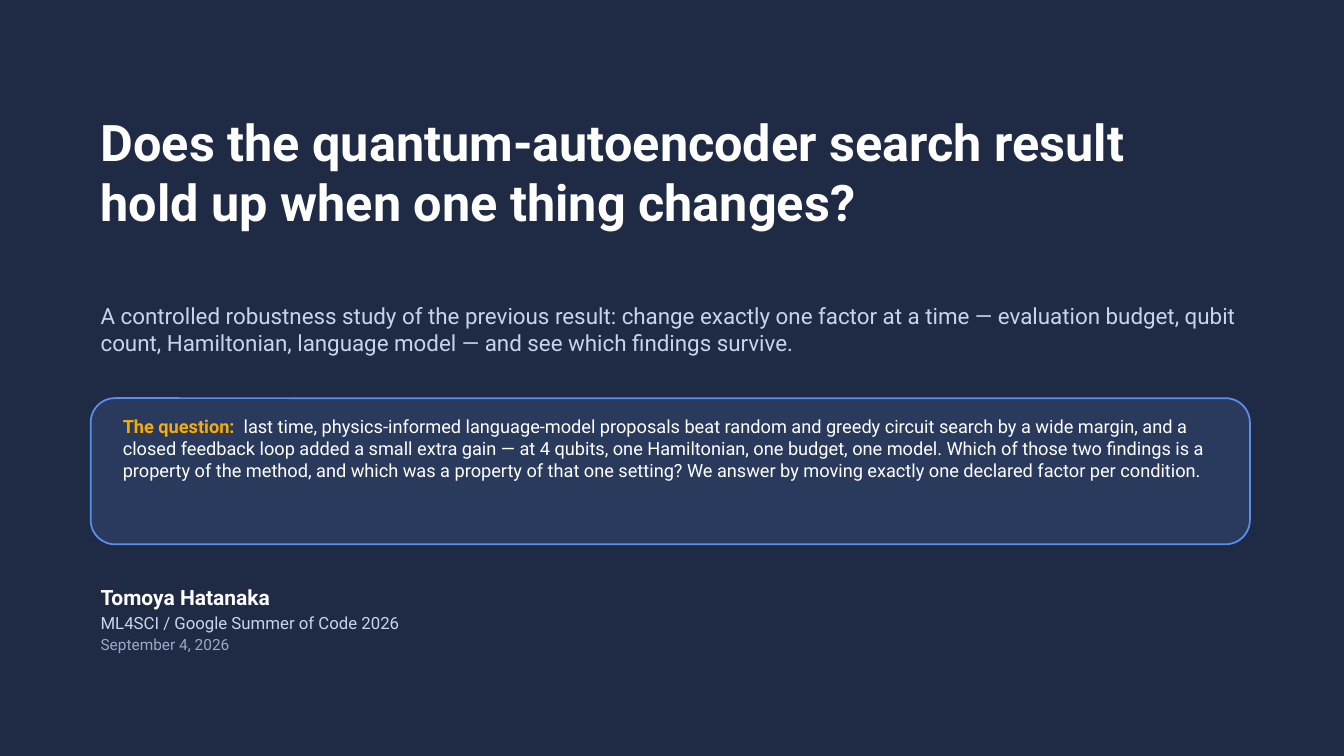
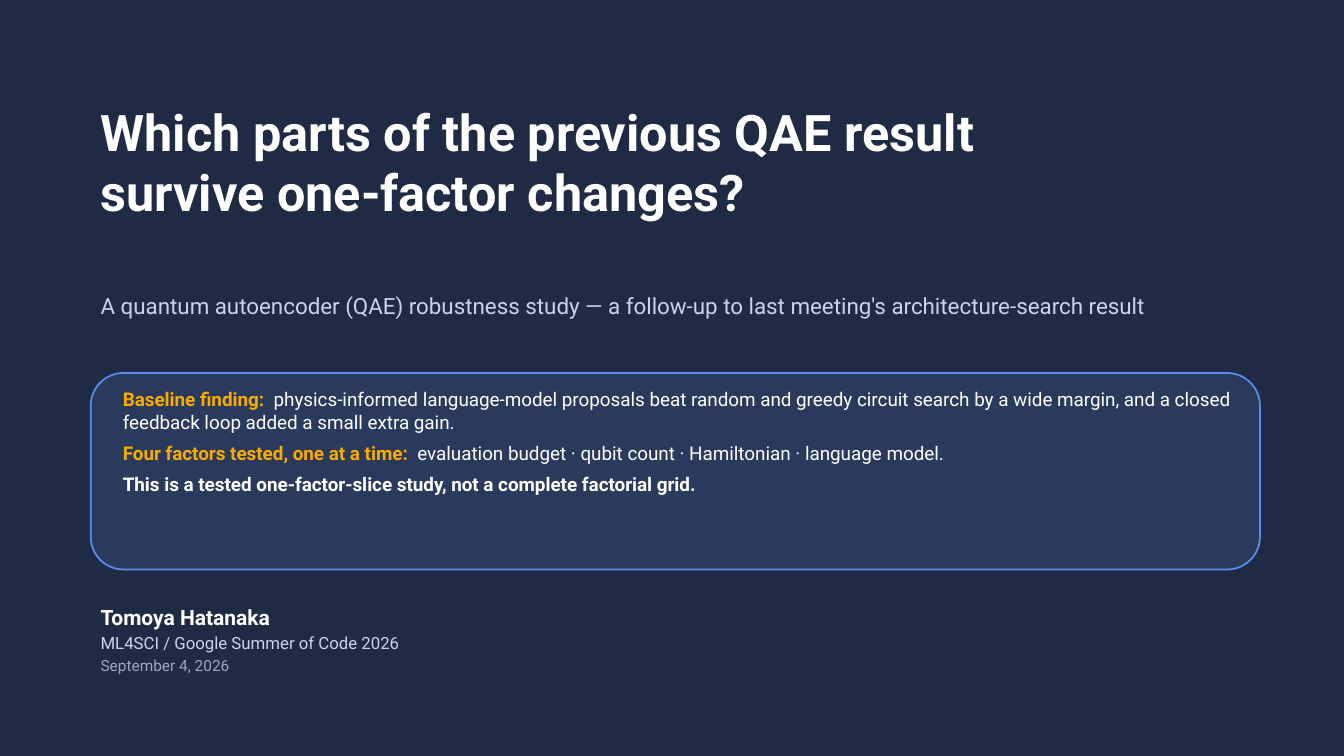
Before and after one commit to dorakingx/llm-vqc, a slide deck: slide 1 of outputs/qae_robustness/deck/20260904_GSoC.pptx. Drawn at 1344x756 pixels with LibreOffice and Linux fonts; fonts in the diff are those of the drawing. Boxes give left, top, right and bottom in pixels: in the first picture for what was removed or moved away, otherwise in the second. Text is boxed around its words. In the diff, an @@ line names an element or a change of style, - is before the commit and + after.

```diff
--- a/outputs/qae_robustness/deck/20260904_GSoC.pptx
+++ b/outputs/qae_robustness/deck/20260904_GSoC.pptx
@@ text at [101, 112, 975, 222]: text changed @@
-Does the quantum-autoencoder search result
-hold up when one thing changes?
+Which parts of the previous QAE result
+survive one-factor changes?
@@ text at [101, 296, 1145, 319]: text changed @@
-A controlled robustness study of the previous result: change exactly one factor at a time — evaluation budget, qubit count, Hamiltonian, language model — and see which findings survive.
+A quantum autoencoder (QAE) robustness study — a follow-up to last meeting's architecture-search result
@@ rounded rectangle: place and size @@
-rounded rectangle at [91, 398, 1250, 544]
+rounded rectangle at [91, 373, 1260, 570]
@@ text at [123, 391, 1230, 495]: text changed; size 13 to 13.5 pt @@
-The question: last time, physics-informed language-model proposals beat random and greedy circuit search by a wide margin, and a closed feedback loop added a small extra gain — at 4 qubits, one Hamiltonian, one budget, one model. Which of those two findings is a property of the method, and which was a property of that one setting? We answer by moving exactly one declared factor per condition.
+Baseline finding: physics-informed language-model proposals beat random and greedy circuit search by a wide margin, and a closed feedback loop added a small extra gain.
+Four factors tested, one at a time: evaluation budget · qubit count · Hamiltonian · language model.
+This is a tested one-factor-slice study, not a complete factorial grid.
@@ text "Tomoya Hatanaka": place and size @@
-text "Tomoya Hatanaka" at [101, 589, 399, 653]
+text "Tomoya Hatanaka" at [101, 609, 399, 674]
```
Also in this commit, not shown: 2 other slides changed, 7 slides added, 7 slides removed, 32 other files.
